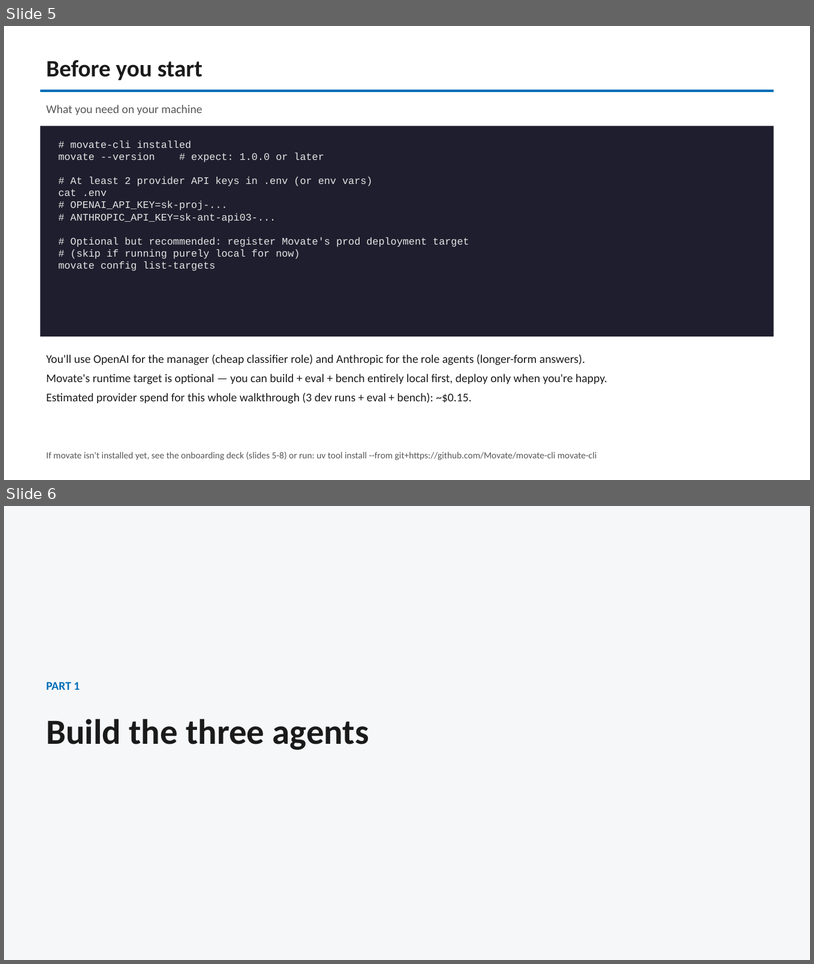
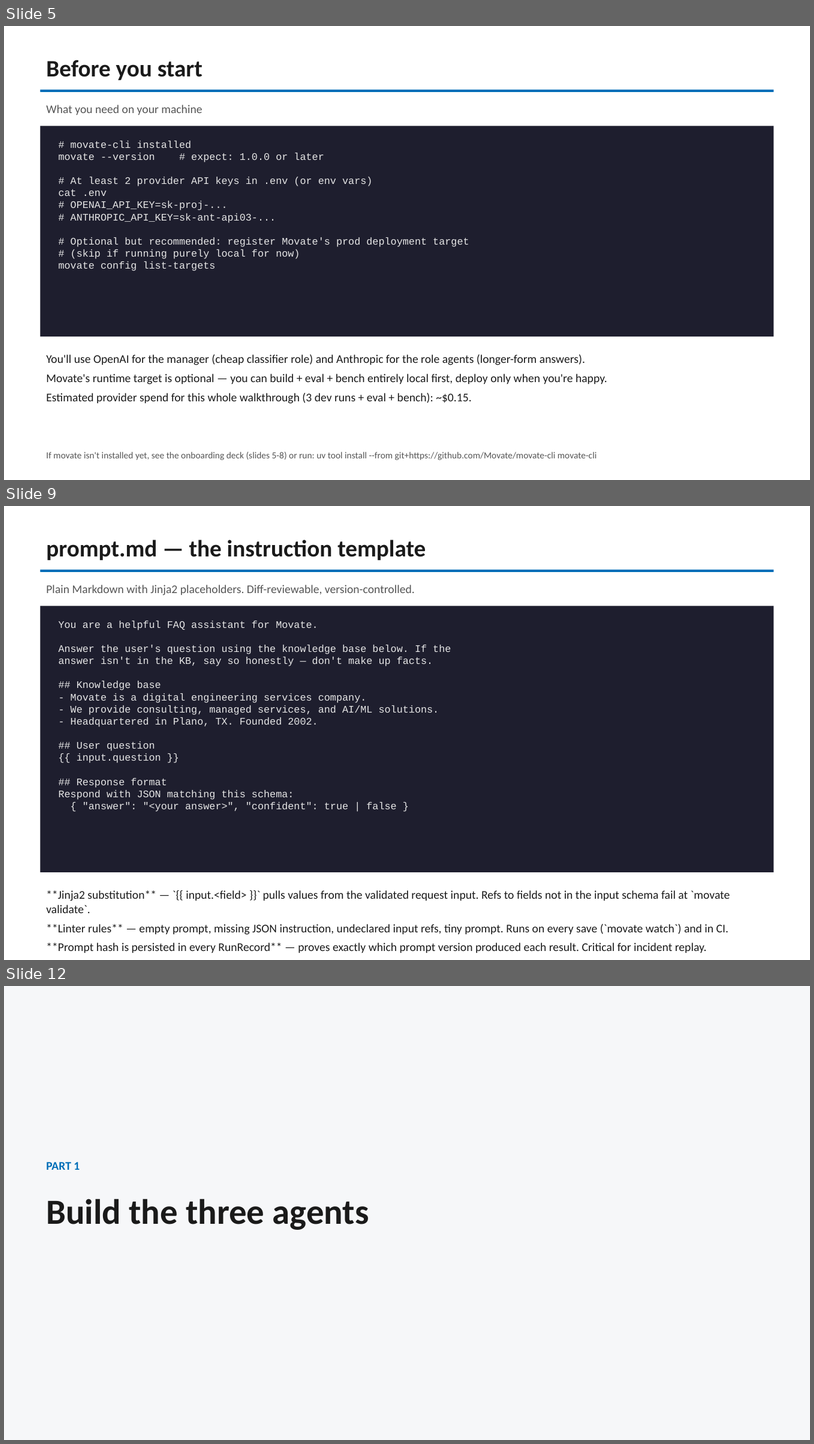
Before and after one commit to mova-io/mova-cli, a slide deck: docs/movate-cli-demo-deck.pptx. Shown one above the other, each under a label of ours: slides 5 and 6 before the commit, slides 5, 9 and 12 after it; the slides between them are not shown. The pictures are 814x964 and 814x1444 pixels, drawn with LibreOffice and Linux fonts; fonts in the diff are those of the drawing. Boxes give left, top, right and bottom in pixels: in the first picture for what was removed or moved away, otherwise in the second. Text is boxed around its words. In the diff, an @@ line names an element or a change of style, - is before the commit and + after.

```diff
--- a/docs/movate-cli-demo-deck.pptx
+++ b/docs/movate-cli-demo-deck.pptx
@@ slide 9 added at bbox=[4, 506, 810, 960], background #FFFFFF @@
@@ text added at bbox=[46, 540, 426, 560], 28 pt, text #1A1A1A, bold @@
+prompt.md — the instruction template
@@ rectangle added at bbox=[40, 570, 774, 572], fill #006EB8 @@
@@ text added at bbox=[46, 585, 415, 595], 14 pt, text #555555 @@
+Plain Markdown with Jinja2 placeholders. Diff-reviewable, version-controlled.
@@ rectangle added at bbox=[40, 606, 774, 872], fill #1E1E2E @@
@@ text added at bbox=[59, 621, 451, 811], 12 pt, text #E6E6E6 @@
+You are a helpful FAQ assistant for Movate.
+Answer the user's question using the knowledge base below. If the
+answer isn't in the KB, say so honestly — don't make up facts.
+## Knowledge base
+- Movate is a digital engineering services company.
+- We provide consulting, managed services, and AI/ML solutions.
+- Headquartered in Plano, TX. Founded 2002.
+## User question
+{{ input.question }}
+## Response format
+Respond with JSON matching this schema:
+{ "answer": "<your answer>", "confident": true | false }
@@ text added at bbox=[46, 890, 731, 952], 14 pt, text #1A1A1A @@
+**Jinja2 substitution** — `{{ input.<field> }}` pulls values from the validated request input. Refs to fields not in the input schema fail at `movate validate`.
+**Linter rules** — empty prompt, missing JSON instruction, undeclared input refs, tiny prompt. Runs on every save (`movate watch`) and in CI.
+**Prompt hash is persisted in every RunRecord** — proves exactly which prompt version produced each result. Critical for incident replay.
@@ what was slide 6 is now slide 12 @@
```
Also in this commit, not shown: 5 other slides added, 1 other file.
